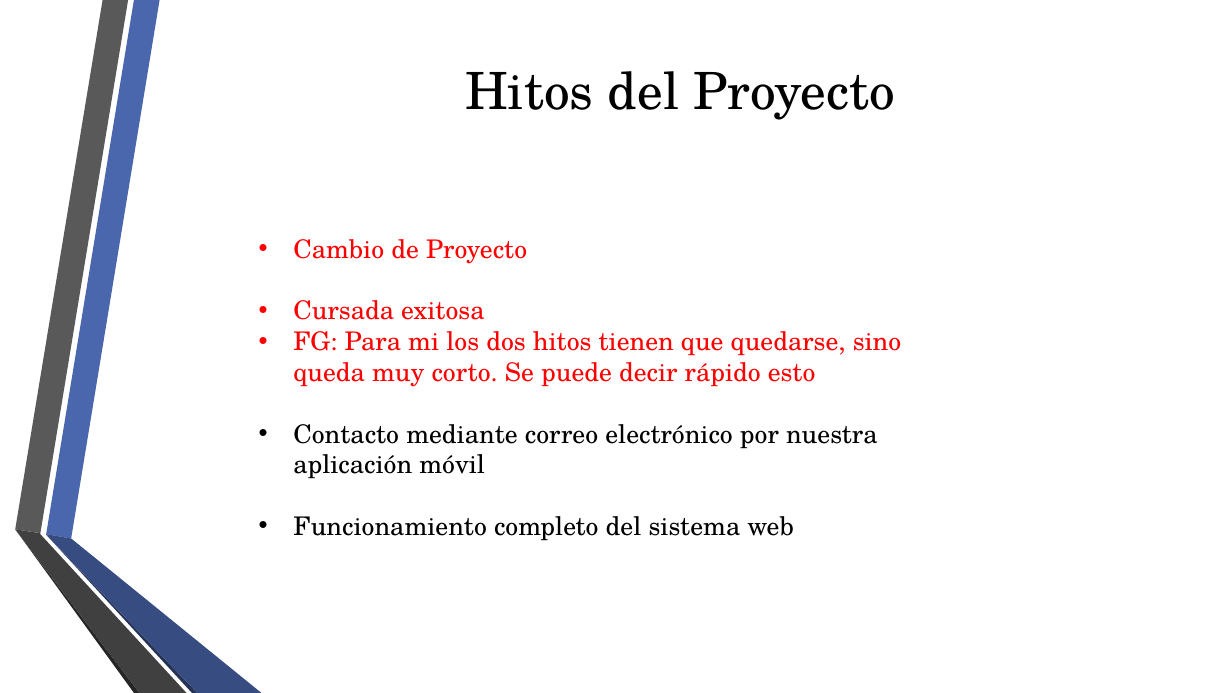
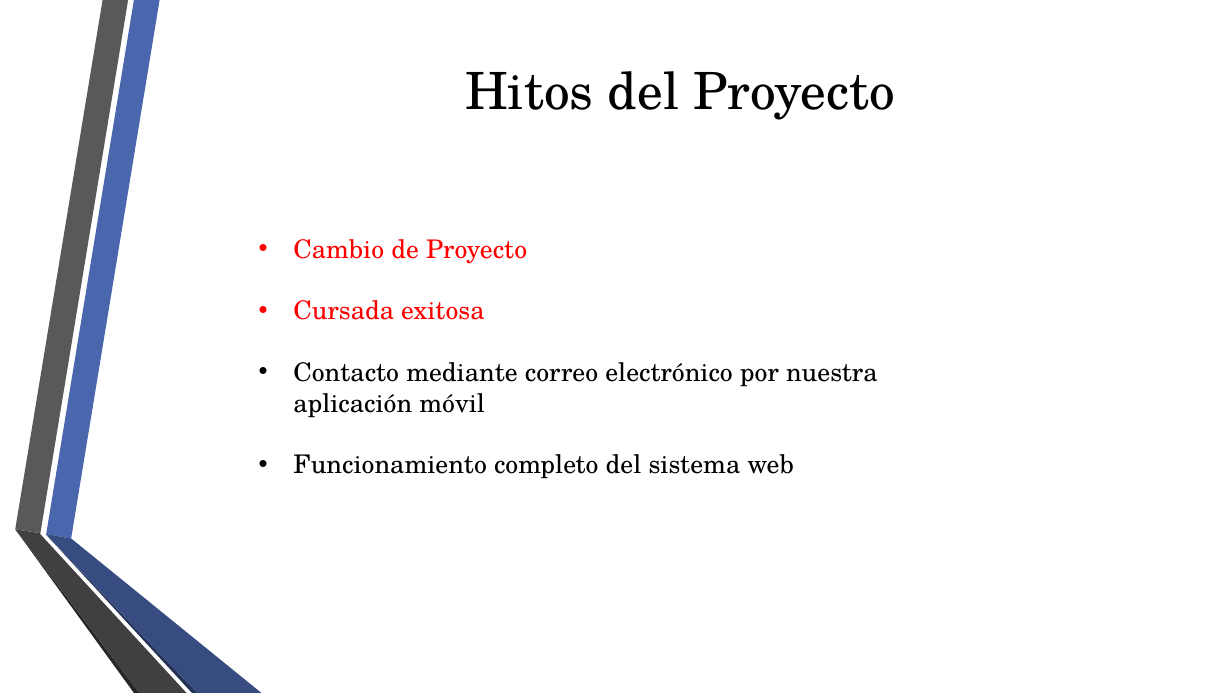
Before and after one commit to fge23/Sistema-VASPA, a slide deck: slide 9 of Presentaciones/Presentación VASPA - Diciembre 2020 - Examen Final/Presentación VASPA - Diciembre 2020 - Examen Final.pptx. Drawn at 1232x693 pixels with LibreOffice and Linux fonts; fonts in the diff are those of the drawing; background and template pictures are left out. Boxes give left, top, right and bottom in pixels: in the first picture for what was removed or moved away, otherwise in the second. Text is boxed around its words. In the diff, an @@ line names an element or a change of style, - is before the commit and + after.

```diff
--- a/Presentaciones/Presentación VASPA - Diciembre 2020 - Examen Final/Presentación VASPA - Diciembre 2020 - Examen Final.pptx
+++ b/Presentaciones/Presentación VASPA - Diciembre 2020 - Examen Final/Presentación VASPA - Diciembre 2020 - Examen Final.pptx
@@ text at <box>293,331,902,387</box>: paragraph removed @@
-• FG: Para mi los dos hitos tienen que quedarse, sino queda muy corto. Se puede decir rápido esto
```
Also in this commit, not shown: 1 other slide changed.
